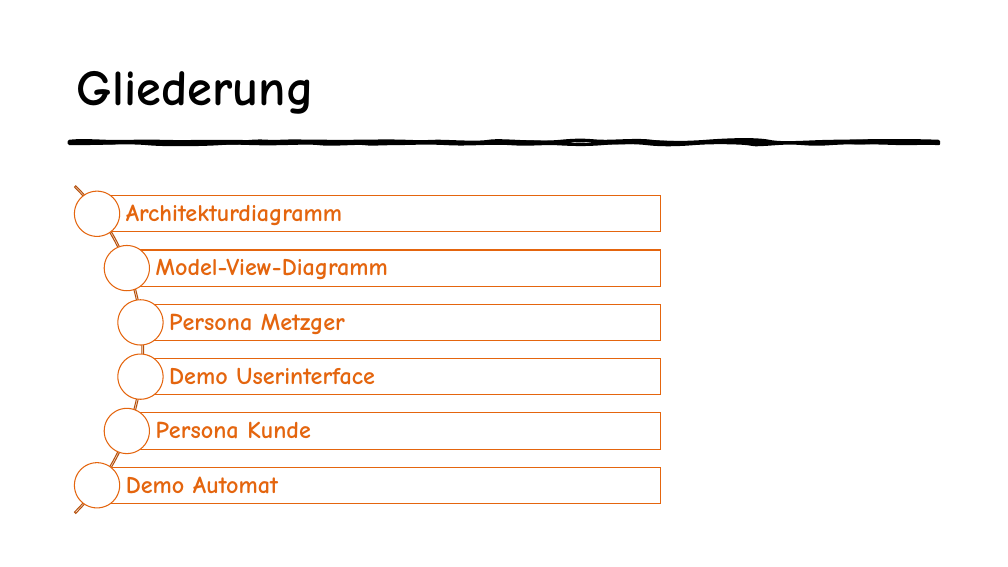
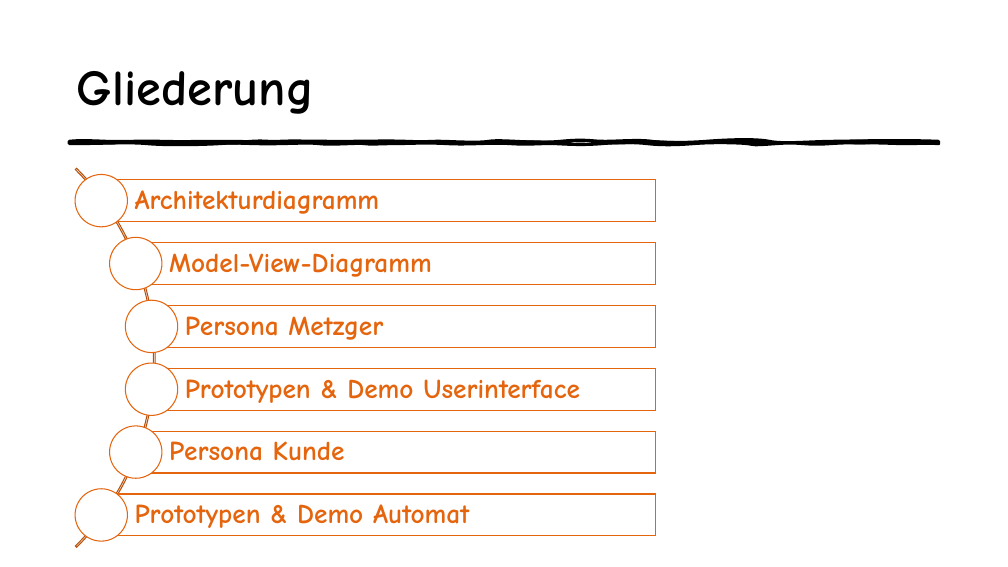
Before and after one commit to LisaRebecca/Gruppe4, a slide deck: slide 2 of Präsentation - Butcher Cockpit.pptx. Drawn at 1008x567 pixels with LibreOffice and Linux fonts; fonts in the diff are those of the drawing. Boxes give left, top, right and bottom in pixels: in the first picture for what was removed or moved away, otherwise in the second. Text is boxed around its words. In the diff, an @@ line names an element or a change of style, - is before the commit and + after.

```diff
--- a/Präsentation - Butcher Cockpit.pptx
+++ b/Präsentation - Butcher Cockpit.pptx
@@ arch (boxed as its full ring): place and size @@
-arch (boxed as its full ring) at bbox=[0, 118, 144, 567]
+arch (boxed as its full ring) at bbox=[0, 90, 155, 567]
@@ arch (boxed as its full ring) at bbox=[0, 90, 155, 567]: proportions changed @@
@@ ellipse: place and size @@
-ellipse at bbox=[74, 191, 119, 237]
+ellipse at bbox=[75, 175, 127, 227]
@@ text "Architekturdiagramm": place and size @@
-text "Architekturdiagramm" at bbox=[126, 204, 342, 226]
+text "Architekturdiagramm" at bbox=[135, 190, 380, 214]
@@ rectangle: place and size @@
-rectangle at bbox=[97, 196, 661, 232]
+rectangle at bbox=[101, 180, 656, 222]
@@ ellipse: place and size @@
-ellipse at bbox=[104, 246, 150, 291]
+ellipse at bbox=[110, 237, 162, 290]
@@ text "Model-View-Diagramm": place and size @@
-text "Model-View-Diagramm" at bbox=[156, 258, 388, 280]
+text "Model-View-Diagramm" at bbox=[169, 253, 432, 277]
@@ rectangle: place and size @@
-rectangle at bbox=[127, 250, 661, 287]
+rectangle at bbox=[136, 243, 656, 284]
@@ ellipse: place and size @@
-ellipse at bbox=[118, 300, 163, 346]
+ellipse at bbox=[126, 300, 178, 352]
@@ text "Persona Metzger": place and size @@
-text "Persona Metzger" at bbox=[169, 313, 345, 335]
+text "Persona Metzger" at bbox=[185, 316, 383, 340]
@@ rectangle: place and size @@
-rectangle at bbox=[141, 305, 661, 341]
+rectangle at bbox=[151, 306, 656, 347]
@@ ellipse: place and size @@
-ellipse at bbox=[118, 354, 163, 399]
+ellipse at bbox=[126, 363, 178, 415]
@@ rectangle: place and size @@
-rectangle at bbox=[141, 358, 661, 395]
+rectangle at bbox=[151, 368, 656, 410]
@@ text at bbox=[185, 379, 580, 403]: text changed; size 23 to 26 pt @@
-Demo Userinterface
+Prototypen & Demo Userinterface
@@ ellipse: place and size @@
-ellipse at bbox=[104, 408, 150, 454]
+ellipse at bbox=[110, 426, 162, 478]
@@ size 23 to 26 pt; more space between paragraphs in 4 elements at bbox=[185, 316, 383, 340], bbox=[169, 253, 432, 277], bbox=[135, 190, 380, 214], bbox=[169, 441, 345, 461] @@
@@ text "Persona Kunde": place and size @@
-text "Persona Kunde" at bbox=[156, 421, 311, 439]
+text "Persona Kunde" at bbox=[169, 441, 345, 461]
@@ rectangle: place and size @@
-rectangle at bbox=[127, 413, 661, 449]
+rectangle at bbox=[136, 431, 656, 473]
@@ ellipse: place and size @@
-ellipse at bbox=[74, 463, 119, 508]
+ellipse at bbox=[75, 489, 127, 541]
@@ rectangle: place and size @@
-rectangle at bbox=[97, 467, 661, 504]
+rectangle at bbox=[101, 494, 656, 535]
@@ text at bbox=[135, 504, 469, 528]: text changed; size 23 to 26 pt @@
-Demo Automat
+Prototypen & Demo Automat
```
Also in this commit, not shown: 6 other slides changed, 2 slides added.
